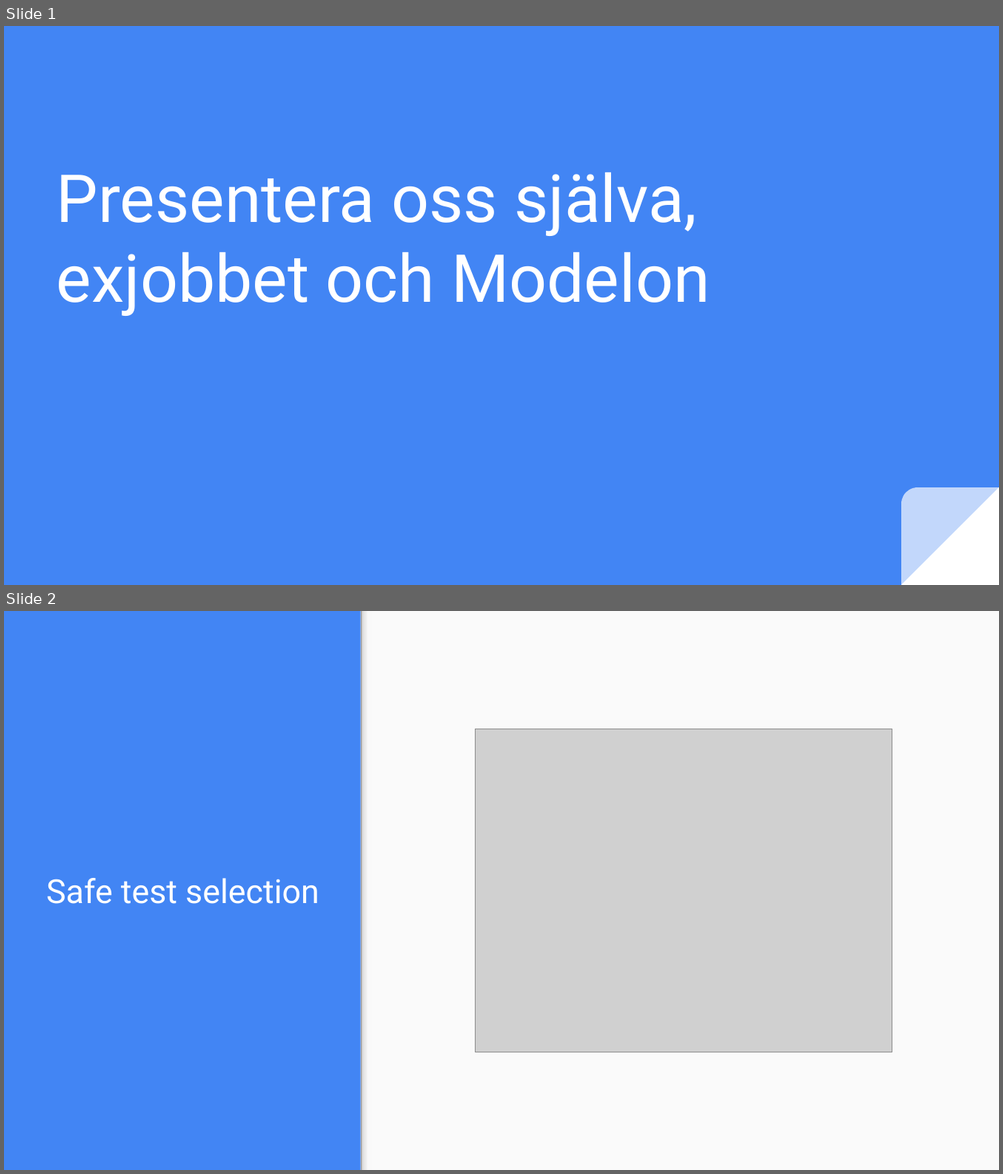
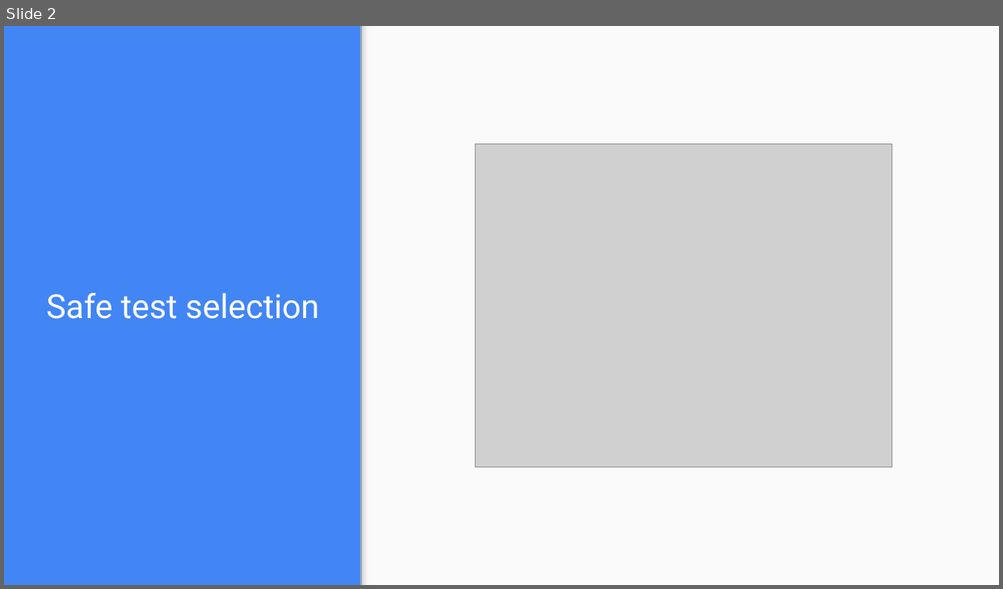
Before and after one commit to ErikHedblom/Master-Thesis, a slide deck: Exjobbspresentation.pptx. Shown one above the other, each under a label of ours: slides 1 and 2 before the commit, slide 2 after it. The pictures are 1003x1174 and 1003x589 pixels, drawn with LibreOffice and Linux fonts; fonts in the diff are those of the drawing; grey boxes stand for pictures. Boxes give left, top, right and bottom in pixels: in the first picture for what was removed or moved away, otherwise in the second. Text is boxed around its words. In the diff, an @@ line names an element or a change of style, - is before the commit and + after.

```diff
--- a/Exjobbspresentation.pptx
+++ b/Exjobbspresentation.pptx
@@ slide 1 removed at (4, 26, 999, 585), background #4285F4 @@
@@ title removed at (57, 173, 709, 316) @@
-Presentera oss själva, exjobbet och Modelon
@@ right triangle removed at (901, 488, 999, 585) @@
@@ round rect removed at (901, 488, 999, 585) @@
```
Also in this commit, not shown: 3 slides changed, 3 slides added, 2 other slides removed.
